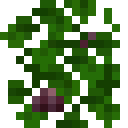
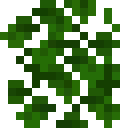
Layer changes from the first 128px x 128px image to the second:
hid group "fig" (2 layers) over (32, 32, 96, 112)
hid "fig copy" over (32, 32, 96, 112)
